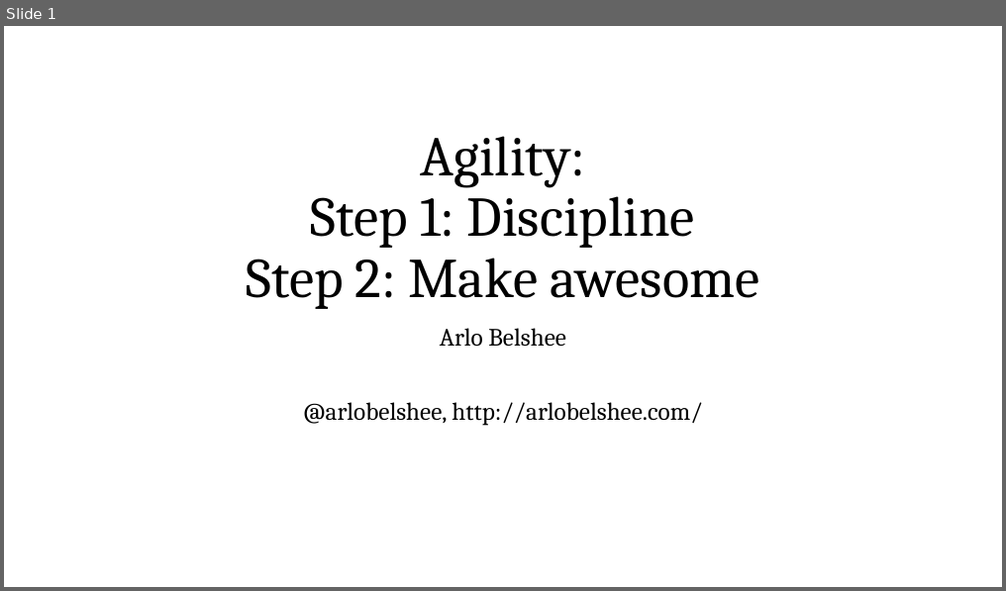
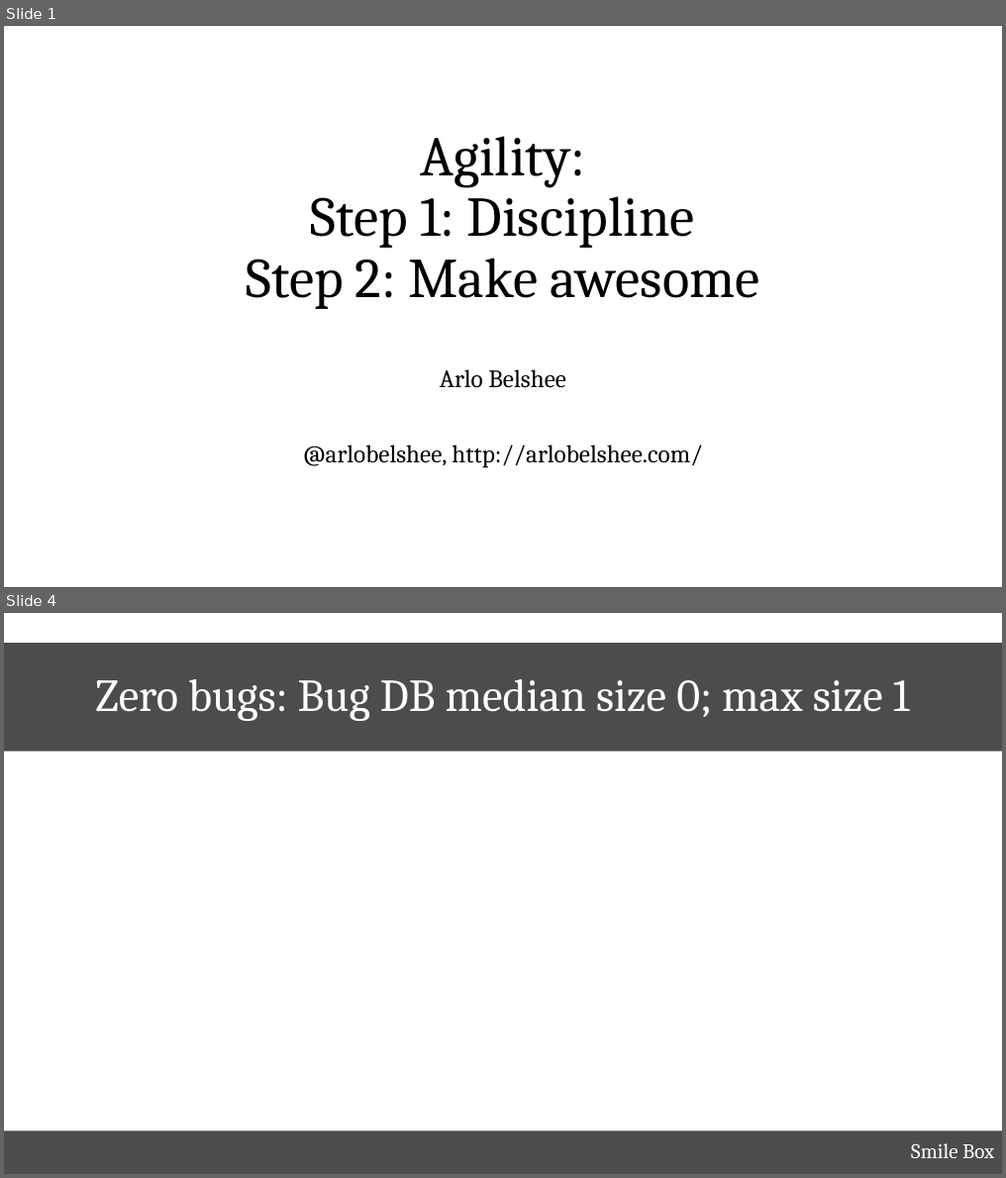
Before and after one commit to arlobelshee/Presentations, a slide deck: top teams/top teams.pptx. Shown one above the other, each under a label of ours: slide 1 before the commit, slides 1 and 4 after it; the slides between them are not shown. The pictures are 1006x591 and 1006x1178 pixels, drawn with LibreOffice and Linux fonts; fonts in the diff are those of the drawing; background and template pictures are left out. Boxes give left, top, right and bottom in pixels: in the first picture for what was removed or moved away, otherwise in the second. Text is boxed around its words. In the diff, an @@ line names an element or a change of style, - is before the commit and + after.

```diff
--- a/top teams/top teams.pptx
+++ b/top teams/top teams.pptx
@@ slide 4 added at (4,613,1002,1174), background picture (left out) @@
@@ title added at (4,643,1002,752), fill #000000 at 70% opacity, 44 pt, text #FFFFFF @@
+Zero bugs: Bug DB median size 0; max size 1
@@ text added at (4,1131,1002,1174), fill #000000 at 70% opacity, 20 pt, text #FFFFFF @@
+Smile Box
@@ slide 1 changed as well @@
@@ subtitle "Arlo Belshee": place and size @@
-subtitle "Arlo Belshee" at (303,328,702,426)
+subtitle "Arlo Belshee" at (303,370,702,469)
```
Also in this commit, not shown: 20 other slides added.
